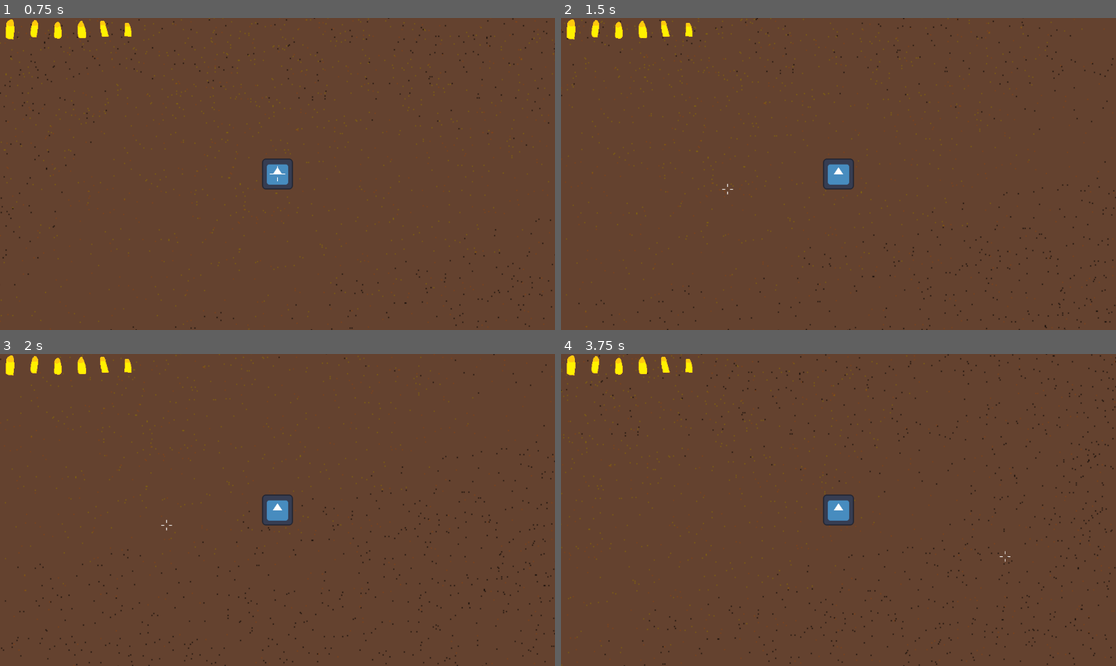
Above: before the commit, frames 1-4 (two rows, left to right).
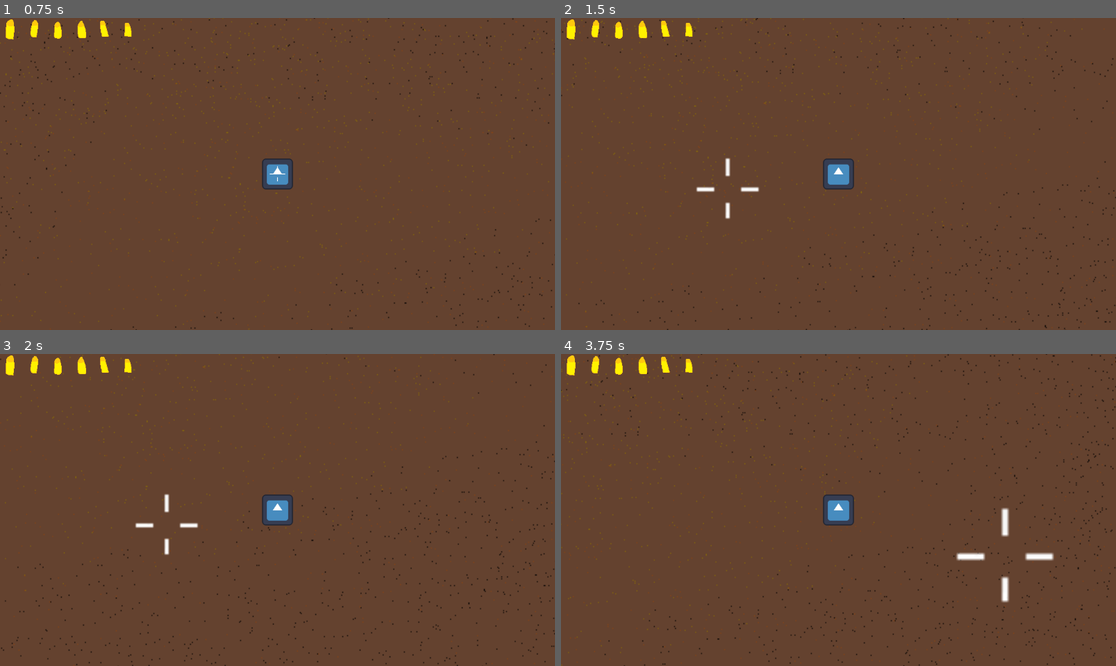
Above: after the commit, the same moments.

Repository: Niimphu/quickdraw
Game: Godot game, scene res://test.tscn
Same seed, same stepped clock (60 frames per second), same inputs: the game is played once before the commit and once after it. The engine's default icon, where the game draws it, is replaced by a stand-in: a white triangle on a blue panel in a dark square.
Inputs (mouse positions are in pixels of both pictures, inside the frame that each line leads up to):
- Up to frame 1 (0.75 s): tap Enter at 0.5 s; hold D (right) from 0.53 s (still down); hold Space (roll) from 0.53 s (still down)
- Up to frame 2 (1.5 s): tap Mouse wheel down (scroll_down) at 0.8, 1.35 s; move the mouse to (727, 189) at 1.27 s; release D (right) at 1.28 s; release Space (roll) at 1.28 s; hold S (down) from 1.28 s (still down)
- Up to frame 3 (2 s): keep holding S (down); tap Mouse wheel up (scroll_up) at 1.55 s
- Up to frame 4 (3.75 s): move the mouse to (894, 441) at 2.02 s; release S (down) at 2.03 s; hold D (right) 2.03-2.78 s; hold Mouse wheel up (scroll_up) 2.03-2.78 s; tap Space (roll) at 2.3, 2.85 s; move the mouse to (810, 572) at 2.77 s; hold W (up) 2.78-3.53 s; tap Mouse wheel down (scroll_down) at 3.05 s; move the mouse to (1005, 556) at 3.52 s; hold A (left) from 3.53 s (still down); hold Mouse wheel down (scroll_down) from 3.53 s (still down)

Frame 1 is identical in both runs. In frame 2, 0.2% of the frame differs, in the area x 24-36%, y 44-65%; in frame 3, 0.2%; in frame 4, 0.5%, in the area x 71-89%, y 49-80%.

Commit message:
removed scrolling before

Diff:
--- a/player.gd
+++ b/player.gd
@@ -20,6 +20,7 @@
 
 var focused := false
 var focus_level := 0
+var focus_walk_speed_modifier := 0.4
 var charged_bullets := 0
 
 
@@ -46,10 +47,10 @@
 		reload_gun()
 	if event.is_action_pressed("roll"):
 		roll()
-	if event.is_action_pressed("scroll_up"):
-		change_accuracy_modifier(-0.2)
-	if event.is_action_pressed("scroll_down"):
-		change_accuracy_modifier(0.2)
+	#if event.is_action_pressed("scroll_up"):
+		#change_accuracy_modifier(-0.2)
+	#if event.is_action_pressed("scroll_down"):
+		#change_accuracy_modifier(0.2)
 	if event is InputEventMouseMotion:
 		update_accuracy()
 
@@ -151,7 +152,7 @@
 func _on_charge_interval_timeout() -> void:
 	if not focused:
 		focused = true
-		speed = move_speed * 0.25
+		speed = move_speed * focus_walk_speed_modifier
 	elif charged_bullets < Gun.max_ammo:
 		if charged_bullets < Gun.ammo:
 			charged_bullets += 1
